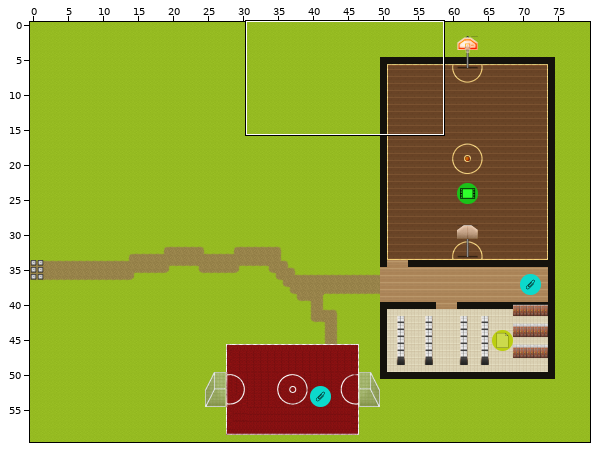
An edit to a level. Tiled map (JSON), raw/maps/sport.json. The first picture is a wide view before the edit; the outline marks the close-up.
Close-up. Before:
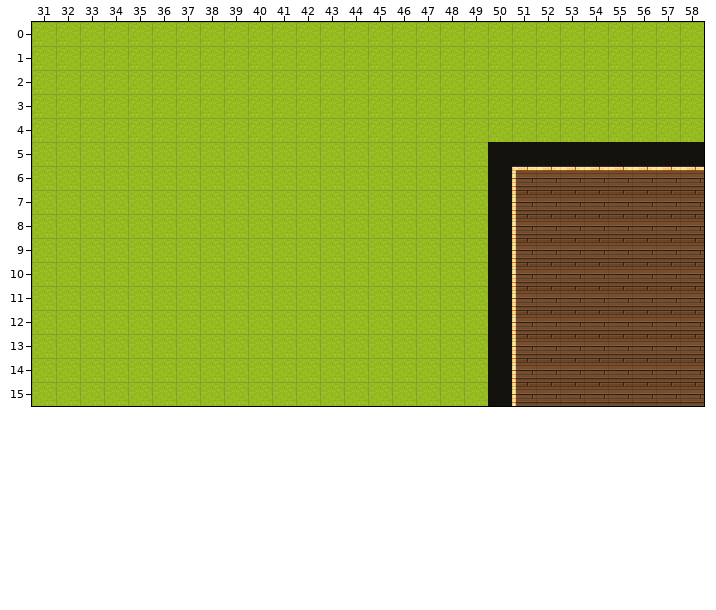
Cells are 32x32 px. Shown: x 31..58, y 0..15. The commit also changed other parts of the map, which this record leaves out. The old version is drawn lined up with the new one.
And afterwards:
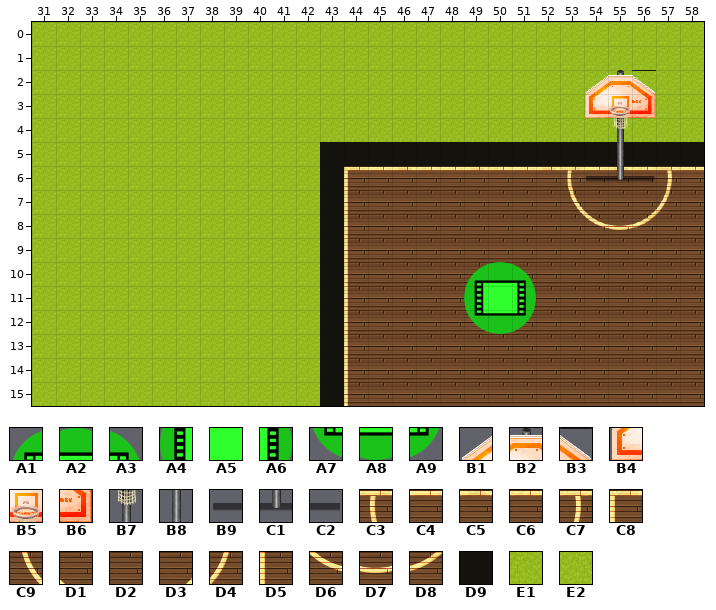
Key: from "Icons": A1 50, A2 51, A3 52, A4 61, A5 62, A6 63, A7 72, A8 73, A9 74; from "Tile 4": B1 160, B2 161, B3 162, B4 176, B5 177, B6 178, B7 193, B8 209, B9 224, C1 225, C2 226; from "Tile A5": C3 42, C4 43, C5 44, C6 45, C7 46, C8 49, C9 50, D1 51, D2 52, D3 53, D4 54, D5 57, D6 59, D7 60, D8 61; from "Wallsnew": D9 97; from "[A]Grass1_pipo": E1 4, E2 4 flipped left-right.
__ is an empty cell, .. an unchanged one.
Tiles of an added or newly shown layer are drawn over the layers below it.
What changed:
map size 80x60 -> 72x60 cells
--- layer "floor"
@@ x 31..58 @@
- 5 E2 E2 E2 E2 E2 E2 E2 E2 E2 E2 E2 E2 E2 E2 E2 E2 E2 E2 E2 .. .. .. .. .. D9 .. .. ..
- 6 E2 E2 E2 E2 E2 E2 E2 E2 E2 E2 E2 E2 E2 E2 E2 E2 E2 E2 E2 D9 C8 .. C5 C5 C5 C5 C5 C5
- 7 E2 E2 E2 E2 E2 E2 E2 E2 E2 E2 E2 E2 E2 E2 E2 E2 E2 E2 E2 D9 D5 .. D2 D2 .. D2 D2 ..
- 8 E2 E2 E2 E2 E2 E2 E2 E2 E2 E2 E2 E2 E2 E2 E2 E2 E2 E2 E2 D9 D5 .. .. D2 D2 D2 .. ..
- 9 E2 E2 E2 E2 E2 E2 E2 E2 E2 E2 E2 E2 E2 E2 E2 E2 E2 E2 E2 D9 D5 .. .. .. .. .. .. ..
-10 E2 E2 E2 E2 E2 E2 E2 E2 E2 E2 E2 E2 E2 E2 E2 E2 E2 E2 E2 D9 D5 .. .. .. .. .. .. ..
-11 E2 E2 E2 E2 E2 E2 E2 E2 E2 E2 E2 E2 E2 E2 E2 E2 E2 E2 E2 D9 D5 .. .. .. .. .. .. ..
-12 E2 E2 E2 E2 E2 E2 E2 E2 E2 E2 E2 E2 E2 E2 E2 E2 E2 E2 E2 D9 D5 .. .. .. .. .. .. ..
-13 E2 E2 E2 E2 E2 E2 E2 E2 E2 E2 E2 E2 E2 E2 E2 E2 E2 E2 E2 D9 D5 .. .. .. .. .. .. ..
-14 E2 E2 E2 E2 E2 E2 E2 E2 E2 E2 E2 E2 E2 E2 E2 E2 E2 E2 E2 D9 D5 .. .. .. .. .. .. ..
-15 E2 E2 E2 E2 E2 E2 E2 E2 E2 E2 E2 E2 E2 E2 E2 E2 E2 E2 E2 D9 D5 .. .. .. .. .. .. ..
+ 5 E1 E1 E1 E1 E1 E1 E1 E1 E1 E1 E1 E1 __ __ __ __ __ __ __ .. .. .. .. .. __ .. .. ..
+ 6 E1 E1 E1 E1 E1 E1 E1 E1 E1 E1 E1 E1 __ __ __ __ __ __ __ __ __ .. __ __ __ __ __ __
+ 7 E1 E1 E1 E1 E1 E1 E1 E1 E1 E1 E1 E1 __ __ __ __ __ __ __ __ __ .. __ __ .. __ __ ..
+ 8 E1 E1 E1 E1 E1 E1 E1 E1 E1 E1 E1 E1 __ __ __ __ __ __ __ __ __ .. .. __ __ __ .. ..
+ 9 E1 E1 E1 E1 E1 E1 E1 E1 E1 E1 E1 E1 __ __ __ __ __ __ __ __ __ .. .. .. .. .. .. ..
+10 E1 E1 E1 E1 E1 E1 E1 E1 E1 E1 E1 E1 __ __ __ __ __ __ __ __ __ .. .. .. .. .. .. ..
+11 E1 E1 E1 E1 E1 E1 E1 E1 E1 E1 E1 E1 __ __ __ __ __ __ __ __ __ .. .. .. .. .. .. ..
+12 E1 E1 E1 E1 E1 E1 E1 E1 E1 E1 E1 E1 __ __ __ __ __ __ __ __ __ .. .. .. .. .. .. ..
+13 E1 E1 E1 E1 E1 E1 E1 E1 E1 E1 E1 E1 __ __ __ __ __ __ __ __ __ .. .. .. .. .. .. ..
+14 E1 E1 E1 E1 E1 E1 E1 E1 E1 E1 E1 E1 __ __ __ __ __ __ __ __ __ .. .. .. .. .. .. ..
+15 E1 E1 E1 E1 E1 E1 E1 E1 E1 E1 E1 E1 __ __ __ __ __ __ __ __ __ .. .. .. .. .. .. ..
--- layer "Sporthalle"
@@ x 43..58 @@
- 5 __ __ __ __ __ __ __ .. .. .. .. .. __ .. .. ..
- 6 __ __ __ __ __ __ __ __ __ .. __ __ __ __ __ __
- 7 __ __ __ __ __ __ __ __ __ .. __ __ .. __ __ ..
- 8 __ __ __ __ __ __ __ __ __ .. .. __ __ __ .. ..
- 9 __ __ __ __ __ __ __ __ __ .. .. .. .. .. .. ..
-10 __ __ __ __ __ __ __ __ __ .. .. .. .. .. .. ..
-11 __ __ __ __ __ __ __ .. __ .. .. .. .. .. .. ..
-12 __ __ __ __ __ __ __ __ __ .. .. .. .. .. .. ..
-13 __ __ __ __ __ __ __ __ __ .. .. .. .. .. .. ..
-14 __ __ __ __ __ __ __ __ __ .. .. .. .. .. .. ..
-15 __ __ __ __ __ __ __ __ __ .. .. .. .. .. .. ..
+ 5 D9 D9 D9 D9 D9 D9 D9 .. .. .. .. .. D9 .. .. ..
+ 6 D9 C8 C4 C5 C6 C4 C5 C6 C4 .. C3 C4 C5 C6 C7 C4
+ 7 D9 D5 D2 D2 D2 D2 D2 D2 D2 .. C9 D1 .. D3 D4 ..
+ 8 D9 D5 D2 D2 D2 D2 D2 D2 D2 .. .. D6 D7 D8 .. ..
+ 9 D9 D5 D2 D2 D2 D2 D2 D2 D2 .. .. .. .. .. .. ..
+10 D9 D5 D2 D2 D2 D2 D2 D2 D2 .. .. .. .. .. .. ..
+11 D9 D5 D2 D2 D2 D2 D2 .. D2 .. .. .. .. .. .. ..
+12 D9 D5 D2 D2 D2 D2 D2 D2 D2 .. .. .. .. .. .. ..
+13 D9 D5 D2 D2 D2 D2 D2 D2 D2 .. .. .. .. .. .. ..
+14 D9 D5 D2 D2 D2 D2 D2 D2 D2 .. .. .. .. .. .. ..
+15 D9 D5 D2 D2 D2 D2 D2 D2 D2 .. .. .. .. .. .. ..
--- layer "Sportgeraete"
@@ x 54..56 @@
- 2 __ __ __
- 3 __ __ __
- 4 .. __ ..
- 5 .. __ ..
- 6 __ __ __
+ 2 B1 B2 B3
+ 3 B4 B5 B6
+ 4 .. B7 ..
+ 5 .. B8 ..
+ 6 B9 C1 C2
--- layer "Video6" (added)
@@ x 49..51 @@
-10 __ __ __
-11 __ __ __
-12 __ __ __
+10 A1 A2 A3
+11 A4 A5 A6
+12 A7 A8 A9
Boxes around the changes in both close-ups, in picture pixels (x1, y1, x2, y2):
changed: (560, 70, 704, 230)
changed: (32, 142, 536, 406)
